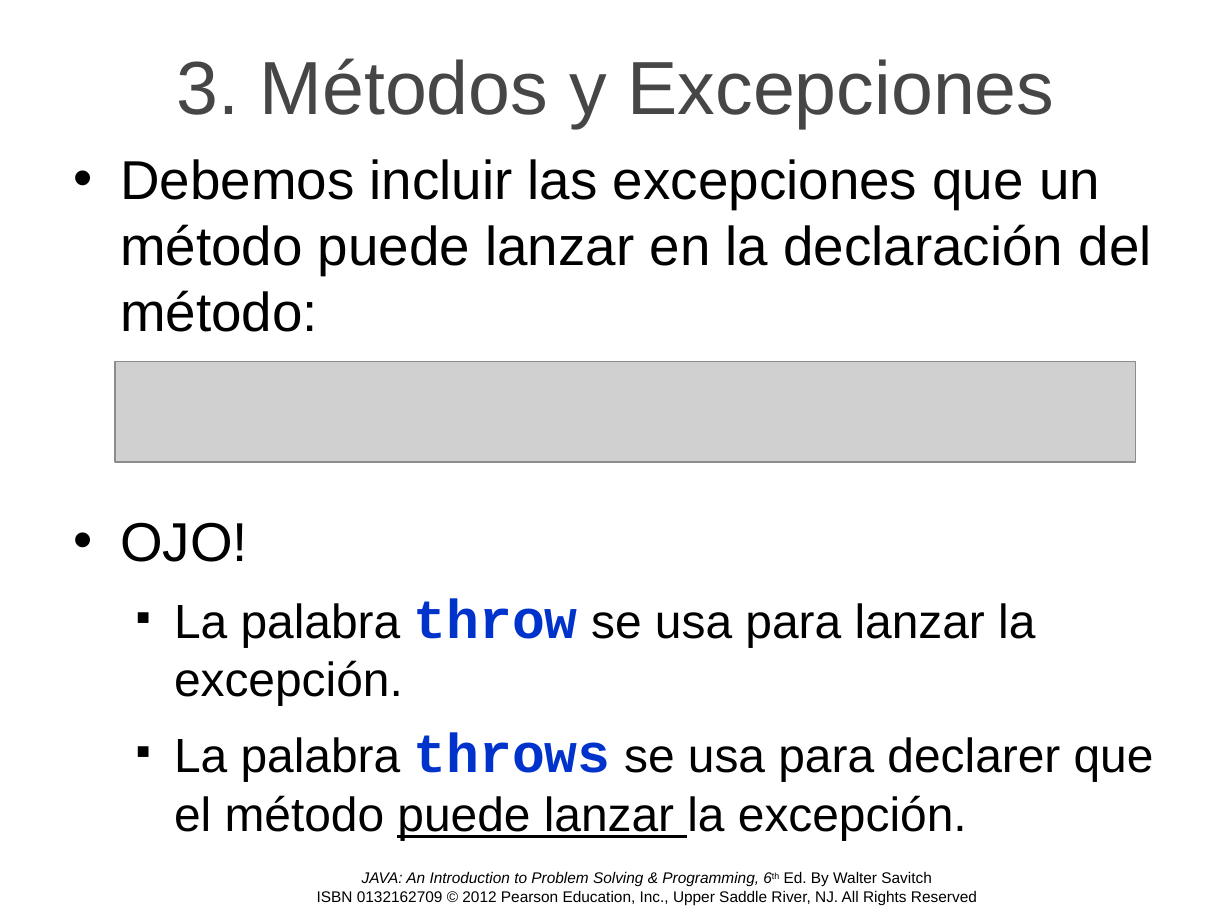
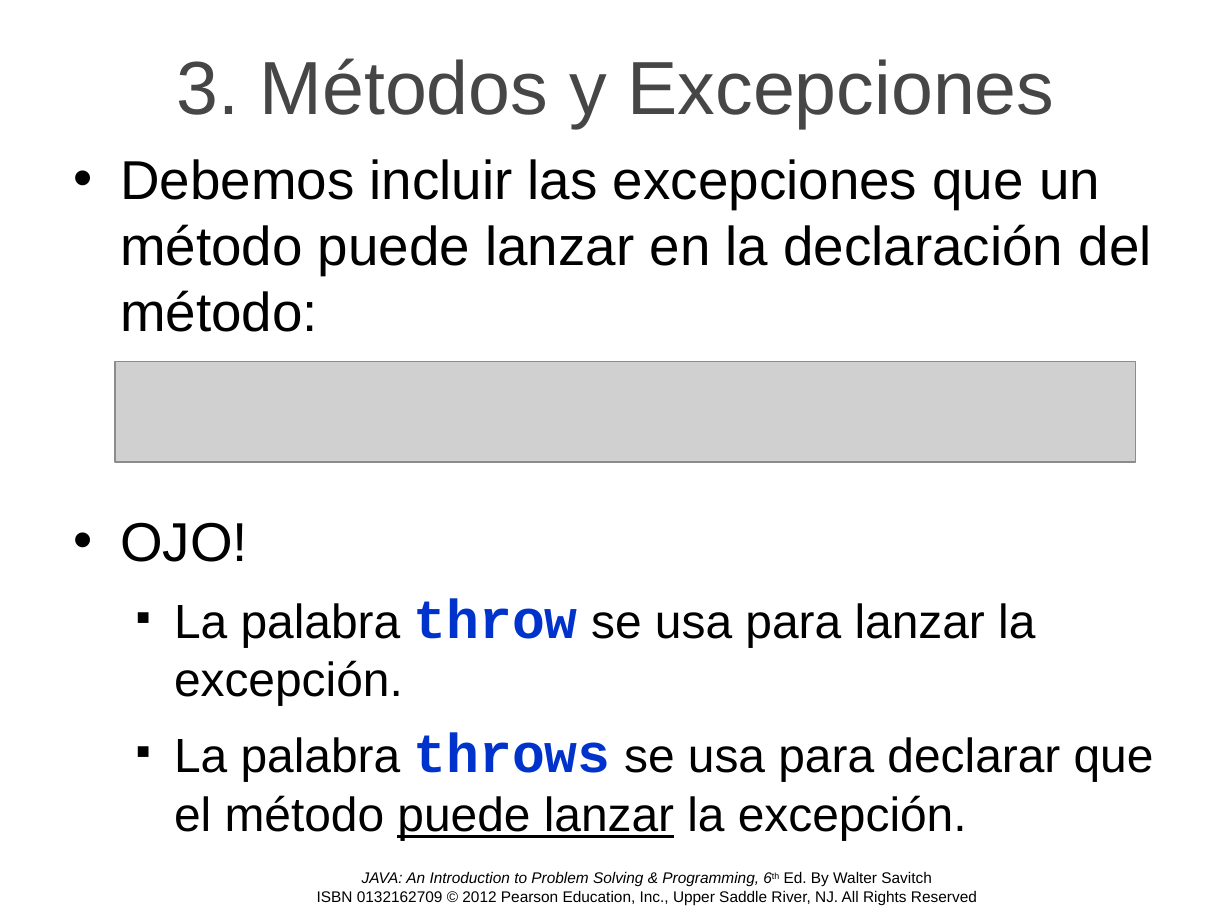
Before and after one commit to OMardil/INFO2, a slide deck: slide 18 of MOD12_Excepciones/01 Presentacion/INFO2_MOD12-Expcepciones.pptx. Drawn at 1232x924 pixels with LibreOffice and Linux fonts; fonts in the diff are those of the drawing; grey boxes stand for pictures; background and template pictures are left out. Boxes give left, top, right and bottom in pixels: in the first picture for what was removed or moved away, otherwise in the second. Text is boxed around its words. In the diff, an @@ line names an element or a change of style, - is before the commit and + after.

```diff
--- a/MOD12_Excepciones/01 Presentacion/INFO2_MOD12-Expcepciones.pptx
+++ b/MOD12_Excepciones/01 Presentacion/INFO2_MOD12-Expcepciones.pptx
@@ text at (174,733,1154,840): text changed @@
-  ▪ La palabra throws se usa para declarer que el método puede lanzar la excepción.
+  ▪ La palabra throws se usa para declarar que el método puede lanzar la excepción.
```
Also in this commit, not shown: 7 other slides changed, 15 other files.
